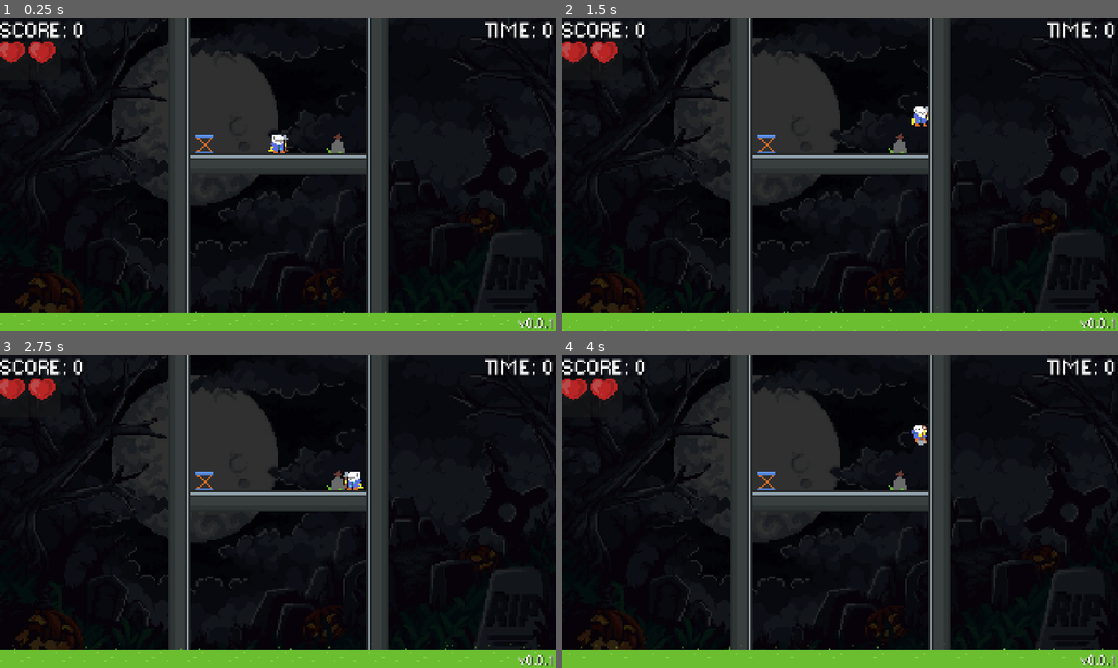
Above: before the commit, frames 1-4 (two rows, left to right).
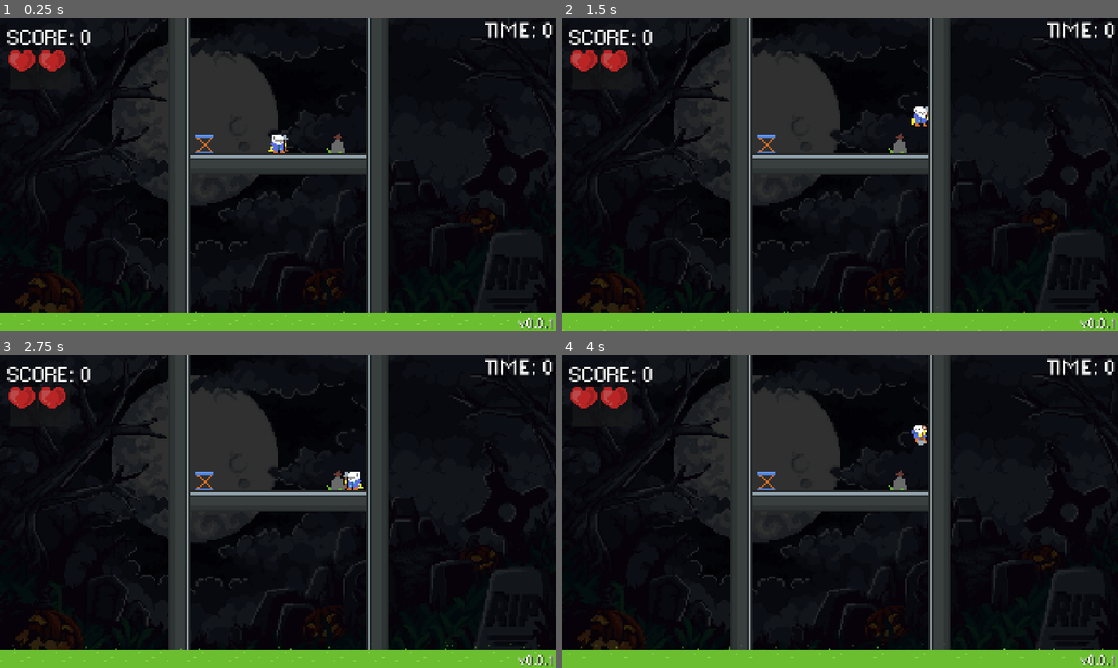
Above: after the commit, the same moments.

Repository: Giantswing/graveyard-bouncers
Game: Godot game, scene res://scenes/main-level.tscn
Two runs of this game, one before a commit and one after it. Both use one fixed random seed, a clock stepped at 60 frames per second and the inputs below.
Inputs:
- Up to frame 1 (0.25 s): no input
- Up to frame 2 (1.5 s): tap Enter at 0.5 s; hold D (Right) from 0.53 s (still down); tap Space (Jump) at 0.77 s
- Up to frame 3 (2.75 s): tap Space (Jump) at 1.52 s; release D (Right) at 2.03 s; hold A (Left) from 2.03 s (still down)
- Up to frame 4 (4 s): tap R (Reset) at 2.75 s; release A (Left) at 2.78 s; hold D (Right) from 2.78 s (still down); tap Space (Jump) at 3.02, 3.77 s

The runs differ from the first frame. In frame 1, 1.4% of the frame differs, in the area x 0-17%, y 1-18%; in frame 2, 1.4%; in frame 3, 1.4%; in frame 4, 1.4%.

Commit message:
Small ui fix

Diff:
--- a/scenes/ui.tscn
+++ b/scenes/ui.tscn
@@ -23,8 +23,10 @@
 [node name="ScoreLabel" type="Label" parent="Control"]
 unique_name_in_owner = true
 layout_mode = 1
-offset_right = 211.0
-offset_bottom = 82.0
+offset_left = 25.0
+offset_top = 25.0
+offset_right = 236.0
+offset_bottom = 107.0
 size_flags_horizontal = 0
 size_flags_vertical = 0
 theme = ExtResource("3_wm3ai")
@@ -79,9 +81,10 @@
 [node name="HeartContainer" type="HBoxContainer" parent="Control"]
 unique_name_in_owner = true
 layout_mode = 1
-offset_top = 79.0
-offset_right = 1885.0
-offset_bottom = 215.0
+offset_left = 35.0
+offset_top = 110.0
+offset_right = 1920.0
+offset_bottom = 246.0
 
 [node name="DeathScreen" type="VBoxContainer" parent="Control"]
 unique_name_in_owner = true
Not shown, removed: no_3d
